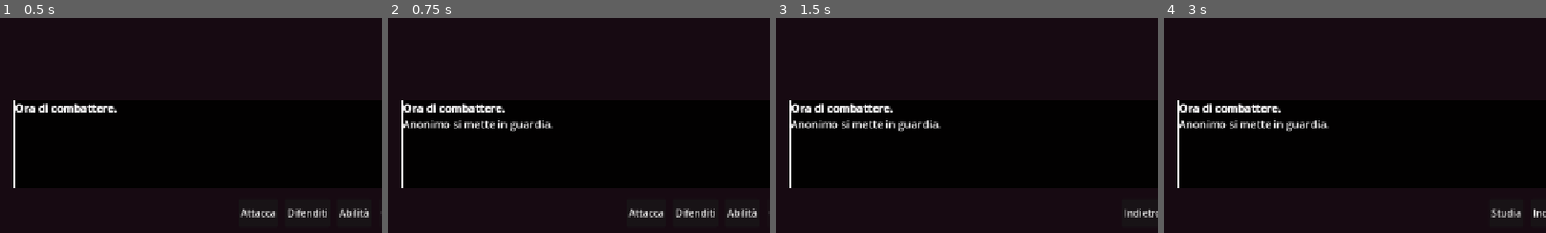
Above: before the commit, frames 1-4 (left to right).
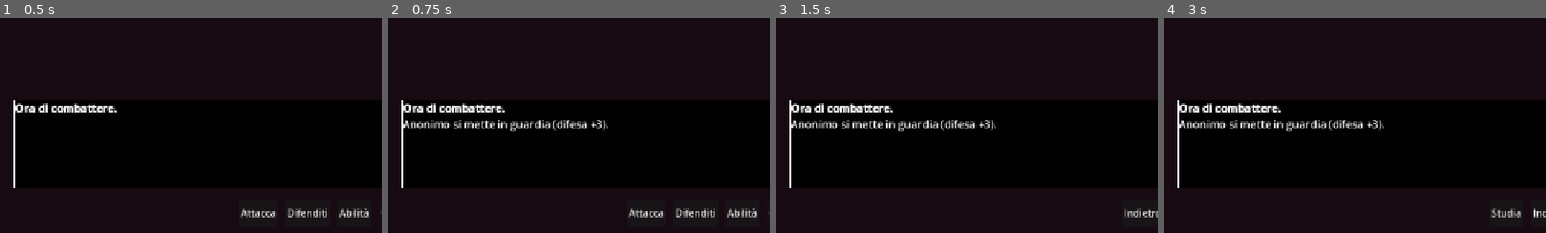
Above: after the commit, the same moments.

Repository: Rio-Chico-Devs/Carnivalz
Game: Godot game, scene res://scenes/Combattimento.tscn
Two runs of this game, one before a commit and one after it. Both use one fixed random seed, a clock stepped at 60 frames per second and the inputs below. This scene is started directly instead of the project's main scene.
Inputs:
- Up to frame 1 (0.5 s): no input
- Up to frame 2 (0.75 s): click "Difenditi" at 0.5 s
- Up to frame 3 (1.5 s): click "Attacca" at 1.25 s
- Up to frame 4 (3 s): click "Indietro" at 2 s; click "Abilità" at 2.75 s
The pictures show only the part of the screen within x 2-52%, y 47-97%; the shares and areas given below are measured in that part.

Frame 1 is identical in both runs. In frame 2, 0.4% of the frame differs, in the area x 42-58%, y 47-53%; in frame 3, 0.4%; in frame 4, 0.4%.

Commit message:
Difenditi diventa cumulativo a rendimento decrescente
Ogni uso consecutivo di Difenditi si avvicina asintoticamente a un tetto
(bonus += (tetto - bonus) * decadimento, regole.json: difesa_difenditi_tetto
6, difesa_difenditi_decadimento 0.5) invece del vecchio bonus fisso di un
turno. L'accumulo (difesa_accumulo sul combattente) si azzera se sul turno
successivo si fa qualunque altra azione: si tiene la guardia con
continuita' o si rischia attaccando, non entrambe le cose. Il tetto resta
sotto l'attacco della maggior parte dei nemici, quindi restare in difesa
non azzera mai davvero il danno subito.

Co-Authored-By: Claude Sonnet 5 <noreply@anthropic.com>
Claude-Session: https://claude.ai/code/session_01AE7uzpDH1Lo1PHb29aXJxZ

Diff:
--- a/data/regole.json
+++ b/data/regole.json
@@ -21,7 +21,8 @@
 	"cedimento_hp": 1,
 	"tazo_iniziale": 30,
 	"sacca_massima": 20,
-	"difesa_difenditi": 2,
+	"difesa_difenditi_tetto": 6,
+	"difesa_difenditi_decadimento": 0.5,
 	"xp_base": 10,
 	"xp_esponente": 1.5,
 	"livello_massimo": 130,
--- a/scripts/Combattimento.gd
+++ b/scripts/Combattimento.gd
@@ -231,6 +231,7 @@
 		"stati_attivi": {},
 		"immunita_temporanea": [],
 		"buffs": [],
+		"difesa_accumulo": 0.0,
 		"volte_studiato": 0,
 		"combustione": combustione,
 		"in_fiamme": not combustione.is_empty() and not combustione.has("attiva_da_studio"),
@@ -351,6 +352,10 @@
 				if not chiunque.is_empty():
 					bersaglio_scelto = chiunque[GameState.rng.randi_range(0, chiunque.size() - 1)]
 					scrivi("[i]%s è confuso e colpisce %s per sbaglio![/i]" % [attaccante.nome, bersaglio_scelto.nome])
+			if azione.get("tipo", "") != "difendi":
+				# smette di accumularsi appena si fa altro: o si tiene la
+				# guardia, o si rischia attaccando - non si ha tutto insieme
+				attaccante.difesa_accumulo = 0.0
 			match azione.get("tipo", ""):
 				"attacca":
 					attacca(attaccante, bersaglio_scelto)
@@ -453,12 +458,20 @@
 # --- azioni ---
 
 func difendi(chi: Dictionary) -> void:
+	# cumulativa ma a rendimento decrescente: ogni uso in piu' si avvicina
+	# a un tetto senza mai raggiungerlo (si azzera se sul turno successivo
+	# si fa altro - vedi esegui_turno) - premia chi si difende con
+	# continuita', ma non rende mai il danno subito davvero pari a zero
+	var tetto := float(GameState.regole.get("difesa_difenditi_tetto", 6))
+	var decadimento := float(GameState.regole.get("difesa_difenditi_decadimento", 0.5))
+	chi.difesa_accumulo = float(chi.difesa_accumulo) + (tetto - float(chi.difesa_accumulo)) * decadimento
+	var bonus := int(round(chi.difesa_accumulo))
 	chi.buffs.append({
 		"stat": "difesa",
-		"valore": int(GameState.regole.get("difesa_difenditi", 2)),
+		"valore": bonus,
 		"turni": 1,
 	})
-	scrivi("%s si mette in guardia." % chi.nome)
+	scrivi("%s si mette in guardia (difesa +%d)." % [chi.nome, bonus])
 	aggiorna_scheda(chi)
 
 func usa_oggetto(chi: Dictionary, id_oggetto: String) -> void:
Not shown, changed: README.md
